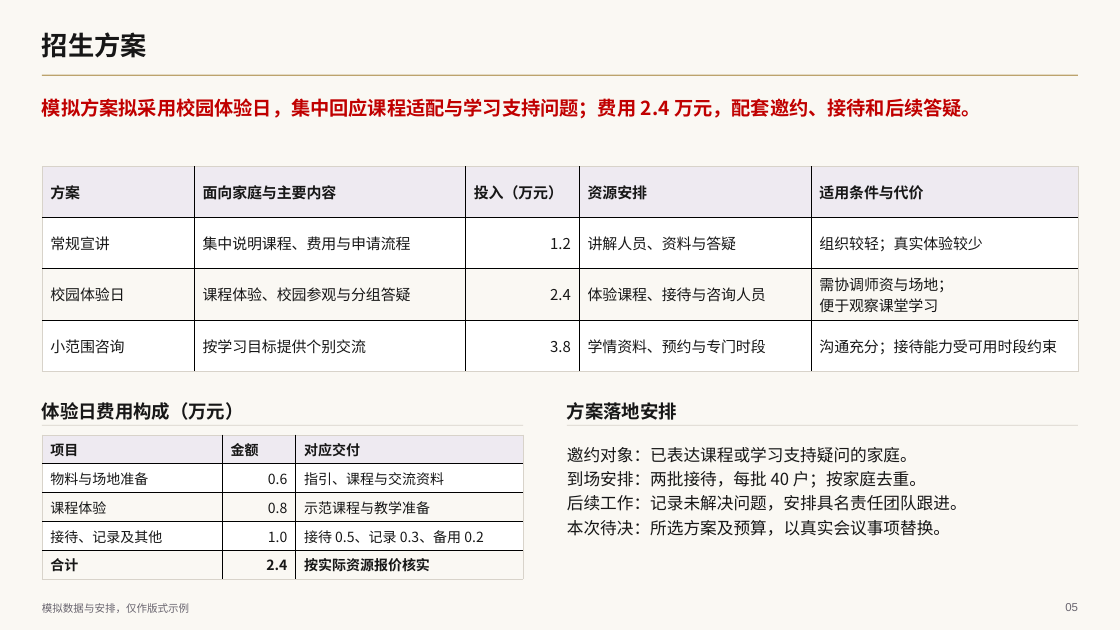
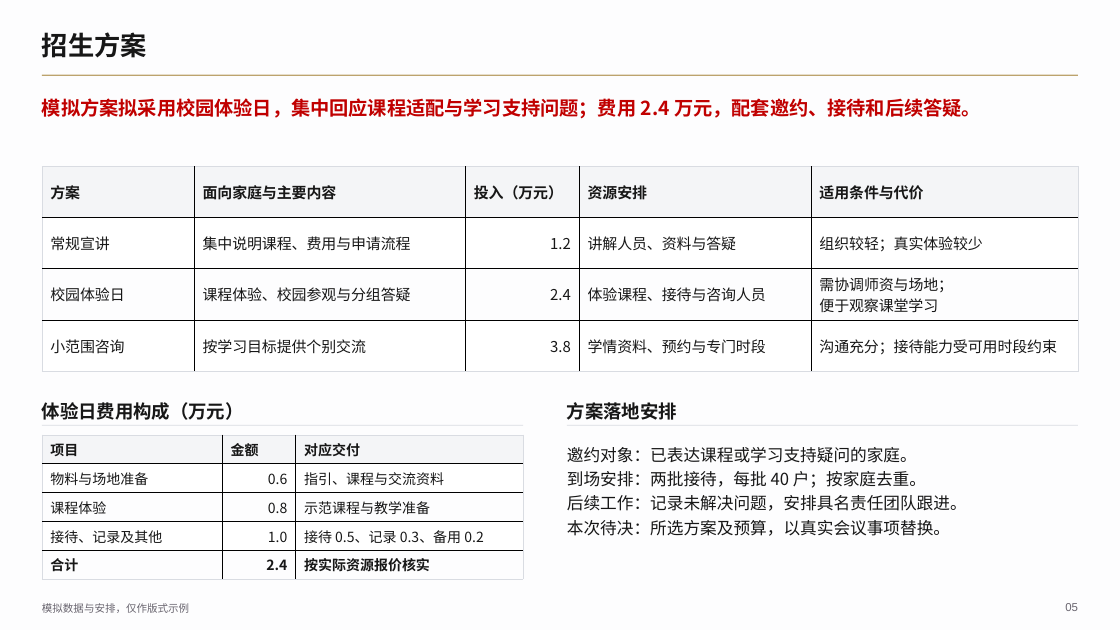
Before and after one commit to 2503668375-boop/hualang-ppt-skill, a slide deck: slide 5 of artifact-template-hualang-school/assets/reference.pptx. Drawn at 1120x630 pixels with LibreOffice and Linux fonts; fonts in the diff are those of the drawing; background and template pictures are left out. Boxes give left, top, right and bottom in pixels: in the first picture for what was removed or moved away, otherwise in the second. Text is boxed around its words. In the diff, an @@ line names an element or a change of style, - is before the commit and + after.

```diff
--- a/artifact-template-hualang-school/assets/reference.pptx
+++ b/artifact-template-hualang-school/assets/reference.pptx
@@ background #FAF8F3 to #FDFDFE @@
@@ table at (42,166,1078,371) @@
@@ fill #EEEAF1 to #F4F5F7 in row 1 @@
@@ fill #FAF8F3 to #FDFDFE in row 3 @@
@@ borders changed @@
@@ table at (42,435,524,580) @@
@@ fill #EEEAF1 to #F4F5F7 in row 1 @@
@@ fill #FAF8F3 to #FDFDFE in 6 cells @@
@@ borders changed @@
@@ line (42, 425) - (523, 425): stroke #D8D3CA 0.75 pt to #D9DCE2 0.75 pt @@
@@ line (567, 425) - (1078, 425): stroke #D8D3CA 0.75 pt to #D9DCE2 0.75 pt @@
```
Also in this commit, not shown: 12 other slides changed, 20 other files.
